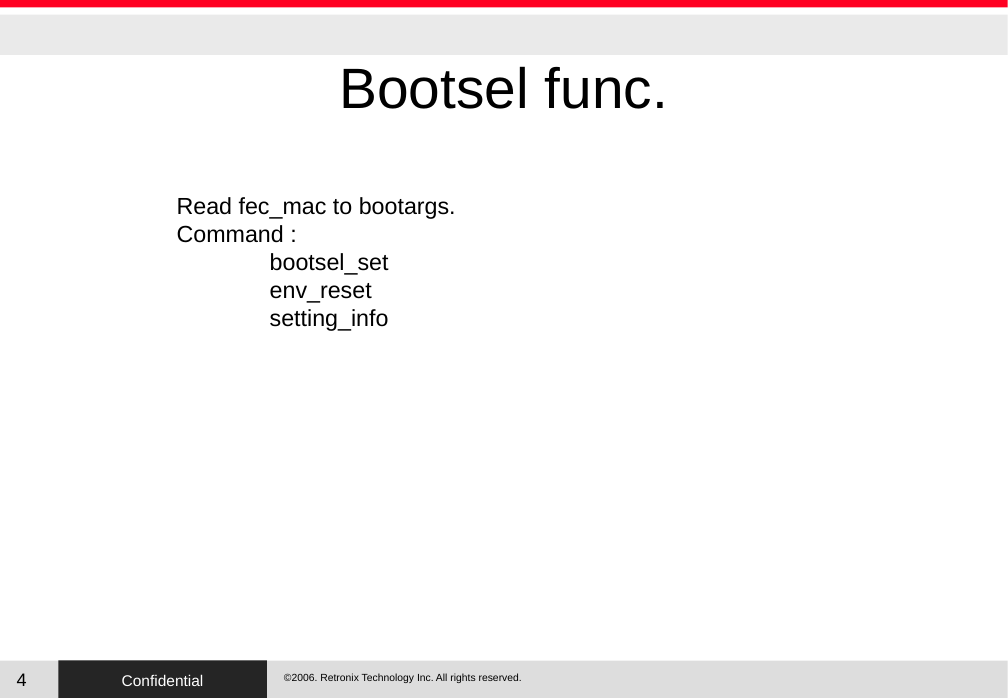
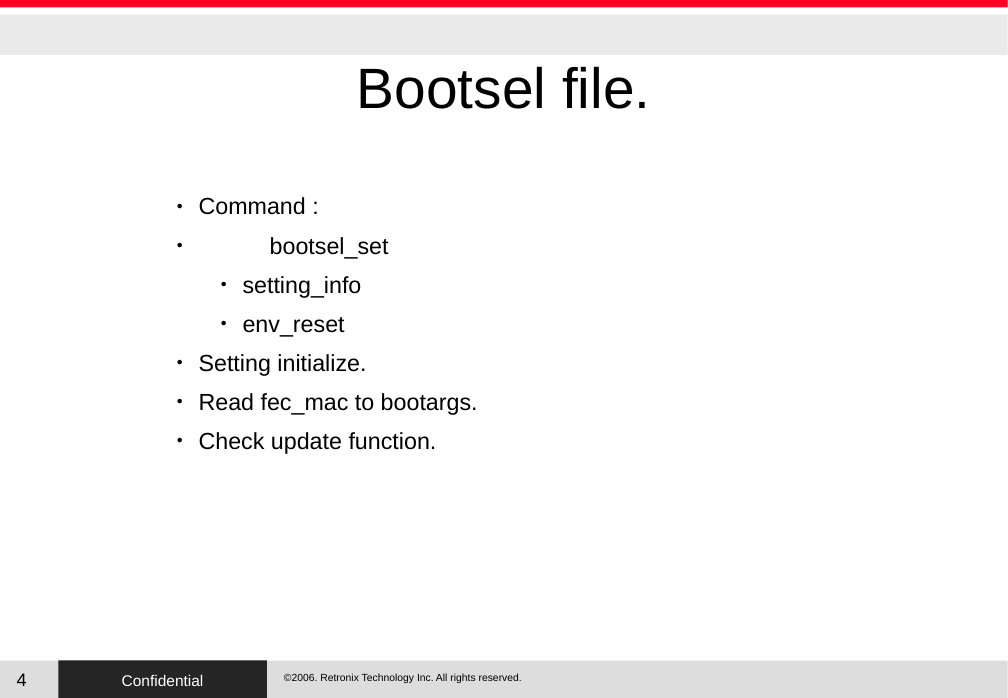
Before and after one commit to RetronixTechInc/u-boot-rtx, a slide deck: slide 4 of RTX/uboot.odp. Drawn at 1008x698 pixels with LibreOffice and Linux fonts; fonts in the diff are those of the drawing; background and template pictures are left out. Boxes give left, top, right and bottom in pixels: in the first picture for what was removed or moved away, otherwise in the second. Text is boxed around its words. In the diff, an @@ line names an element or a change of style, - is before the commit and + after.

```diff
--- a/RTX/uboot.odp
+++ b/RTX/uboot.odp
@@ title at [357, 66, 650, 109]: text changed @@
-Bootsel func.
+Bootsel file.
@@ text at [177, 197, 456, 219]: paragraph removed @@
-Read fec_mac to bootargs.
@@ text at [199, 197, 389, 337]: bullet none to ●; more space between paragraphs; list level 1 to 3 in "env_reset" @@
@@ text at [243, 276, 362, 298]: paragraph added @@
+    ● setting_info
@@ text at [199, 354, 478, 454]: text changed @@
-setting_info
+● Setting initialize.
+● Read fec_mac to bootargs.
+● Check update function.
```
Also in this commit, not shown: 9 other slides changed, 6 slides added, 5 slides removed, 27 other files.
